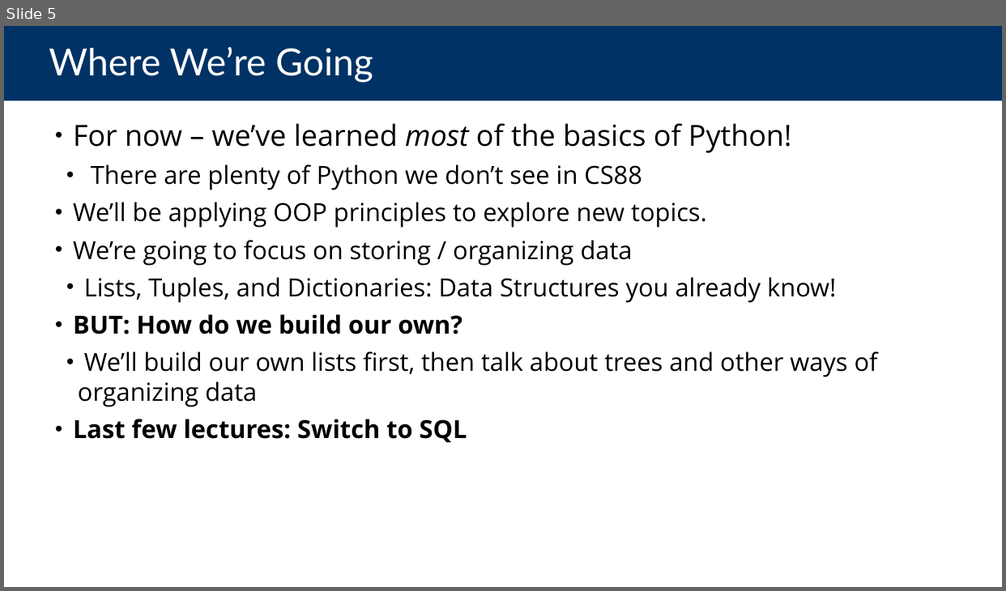
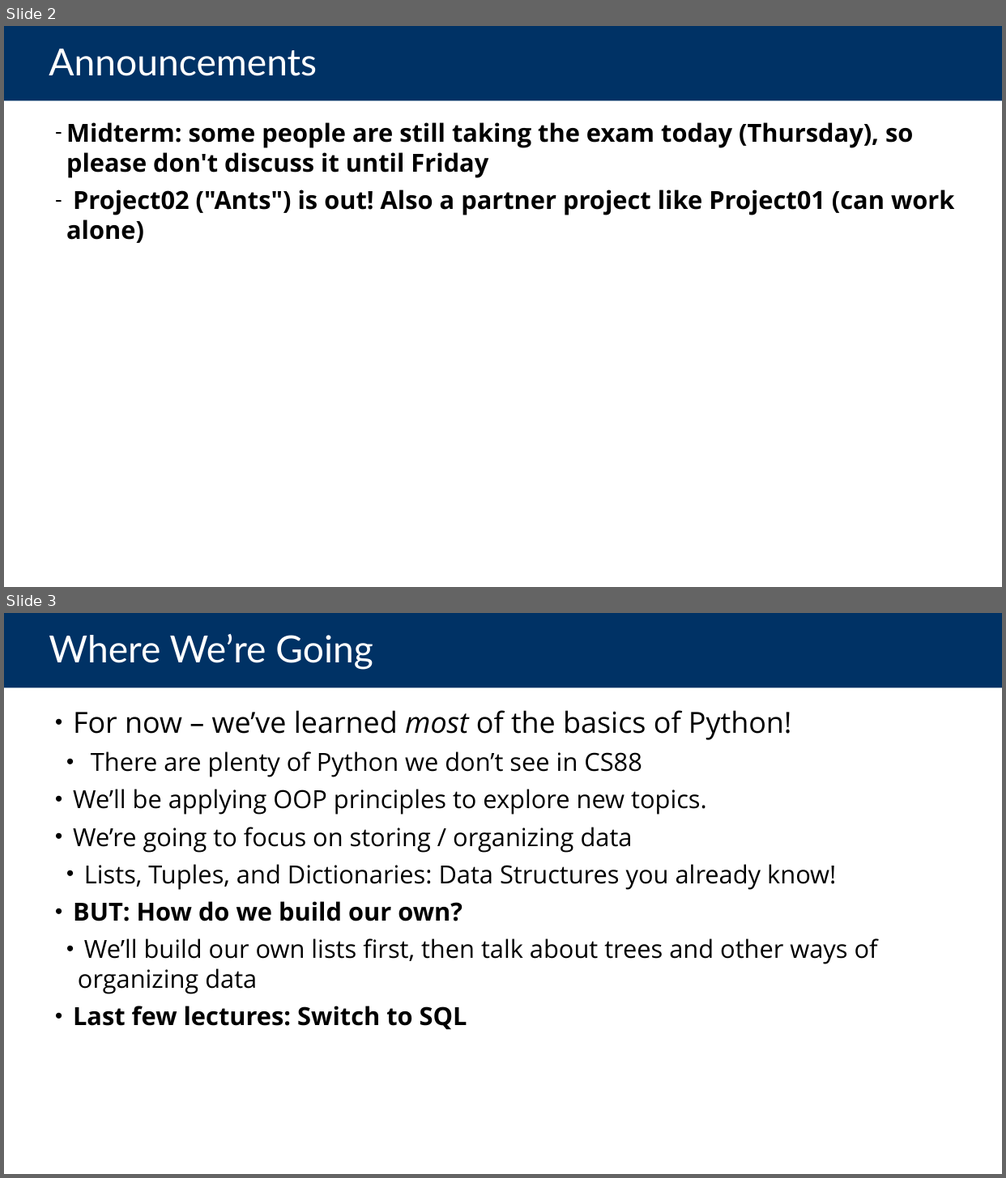
Before and after one commit to cs88-website/su24, a slide deck: assets/slides/su24/17-Linked_Lists.pptx. Shown one above the other, each under a label of ours: slide 5 before the commit, slides 2 and 3 after it. The pictures are 1006x591 and 1006x1178 pixels, drawn with LibreOffice and Linux fonts; fonts in the diff are those of the drawing. Boxes give left, top, right and bottom in pixels: in the first picture for what was removed or moved away, otherwise in the second. Text is boxed around its words. In the diff, an @@ line names an element or a change of style, - is before the commit and + after.

```diff
--- a/assets/slides/su24/17-Linked_Lists.pptx
+++ b/assets/slides/su24/17-Linked_Lists.pptx
@@ slide 2 added at (4, 26, 1002, 587), background #FFFFFF @@
@@ title added at (4, 26, 1002, 101), fill #003265, 36 pt, text #FFFFFF @@
+Announcements
@@ text added at (66, 122, 955, 243), 24 pt, text #000000, bold @@
+– Midterm: some people are still taking the exam today (Thursday), so please don't discuss it until Friday
+– Project02 ("Ants") is out! Also a partner project like Project01 (can work alone)
@@ what was slide 5 is now slide 3 @@
```
Also in this commit, not shown: 2 slides changed, 4 slides removed, 5 other files.
